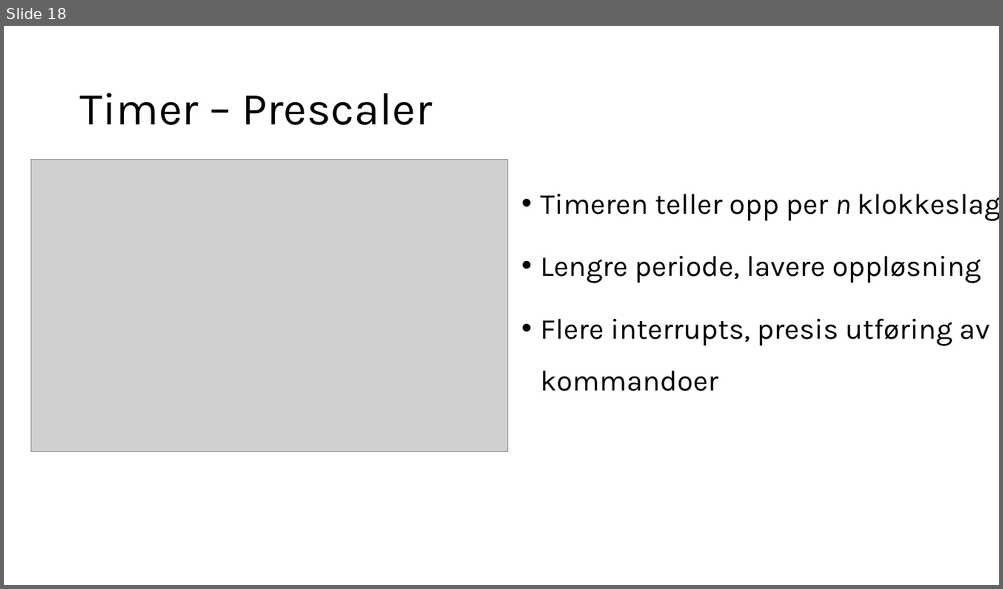
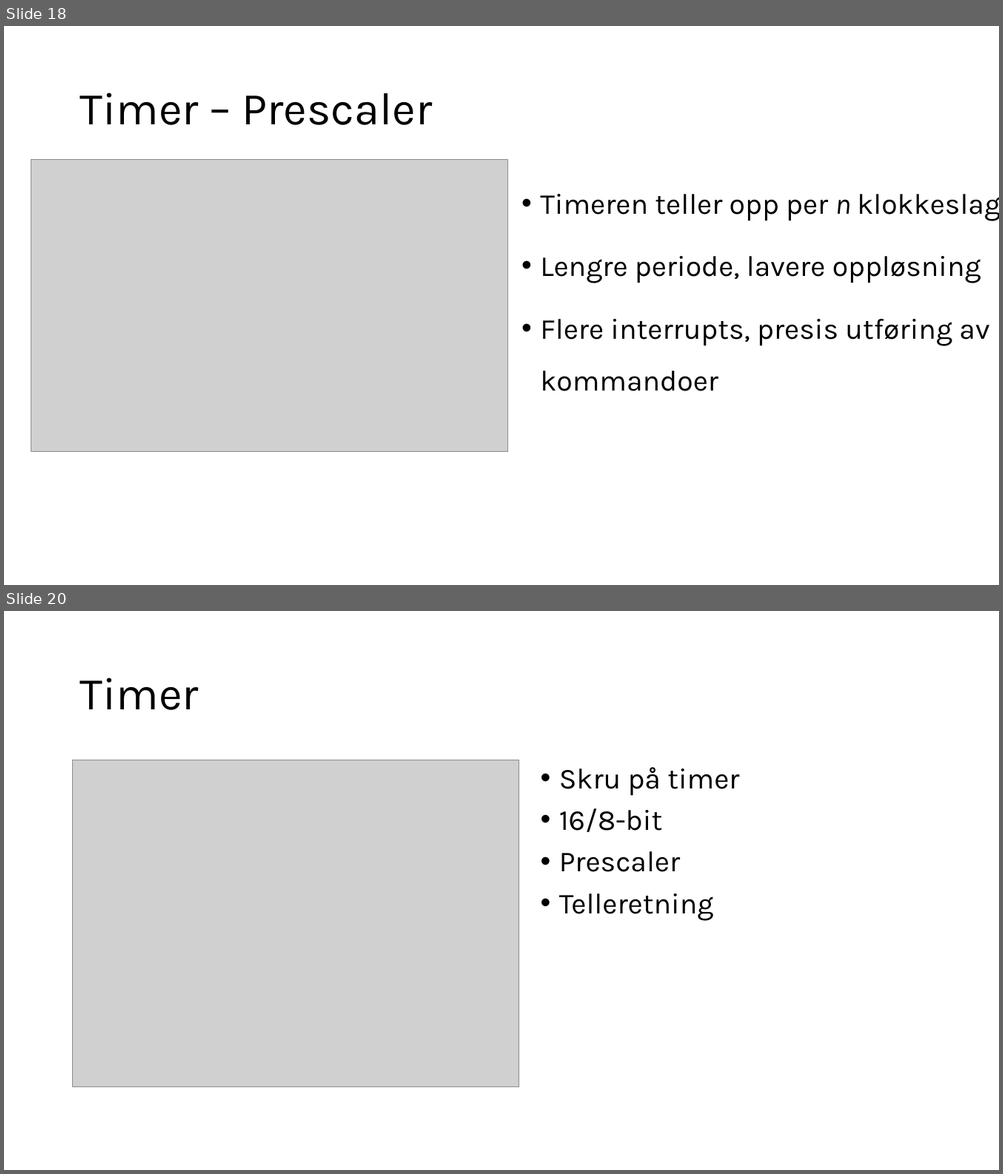
Before and after one commit to ElektraVerksted/AVR-kurs, a slide deck: Kursdag 2/Dag to.pptx. Shown one above the other, each under a label of ours: slide 18 before the commit, slides 18 and 20 after it; the slides between them are not shown. The pictures are 1003x589 and 1003x1174 pixels, drawn with LibreOffice and Linux fonts; fonts in the diff are those of the drawing; grey boxes stand for pictures. Boxes give left, top, right and bottom in pixels: in the first picture for what was removed or moved away, otherwise in the second. Text is boxed around its words. In the diff, an @@ line names an element or a change of style, - is before the commit and + after.

```diff
--- a/Kursdag 2/Dag to.pptx
+++ b/Kursdag 2/Dag to.pptx
@@ slide 20 added at <box>4,611,999,1170</box>, background #FFFFFF @@
@@ title added at <box>79,678,199,710</box>, 44 pt, text #000000 @@
+Timer
@@ picture added at <box>73,760,519,1088</box> @@
@@ text added at <box>559,767,739,921</box>, 28 pt, text #000000 @@
+• Skru på timer
+• 16/8-bit
+• Prescaler
+• Telleretning
```
Also in this commit, not shown: 1 slide changed, 9 other slides added, 1 slide removed.
